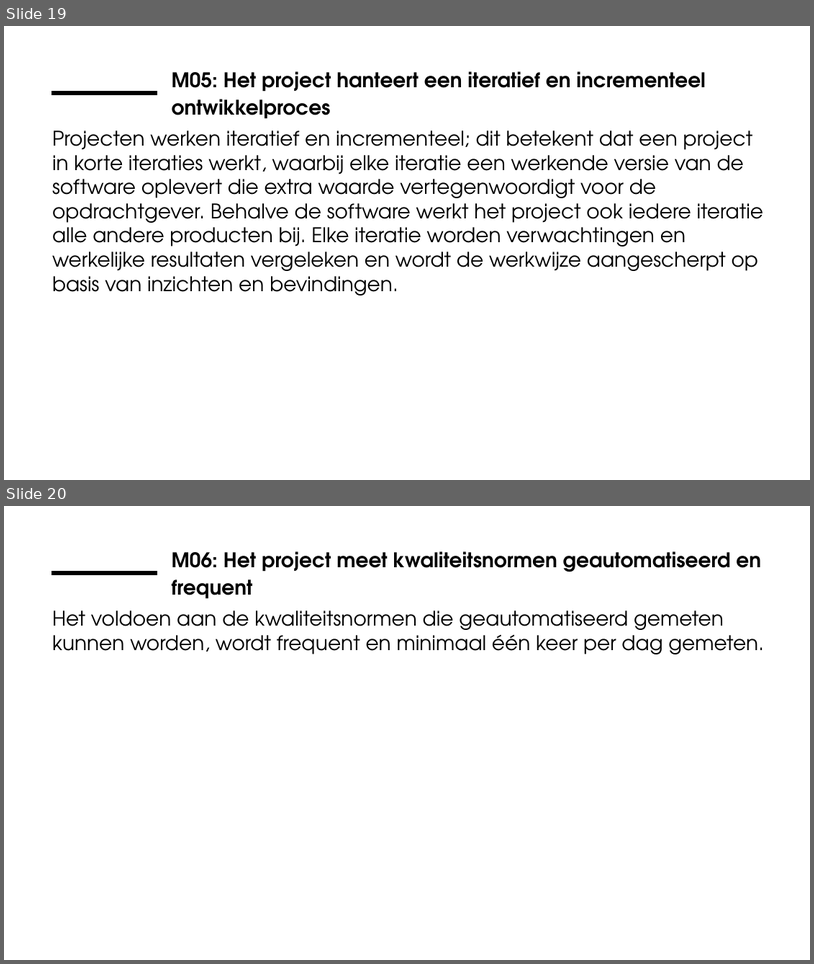
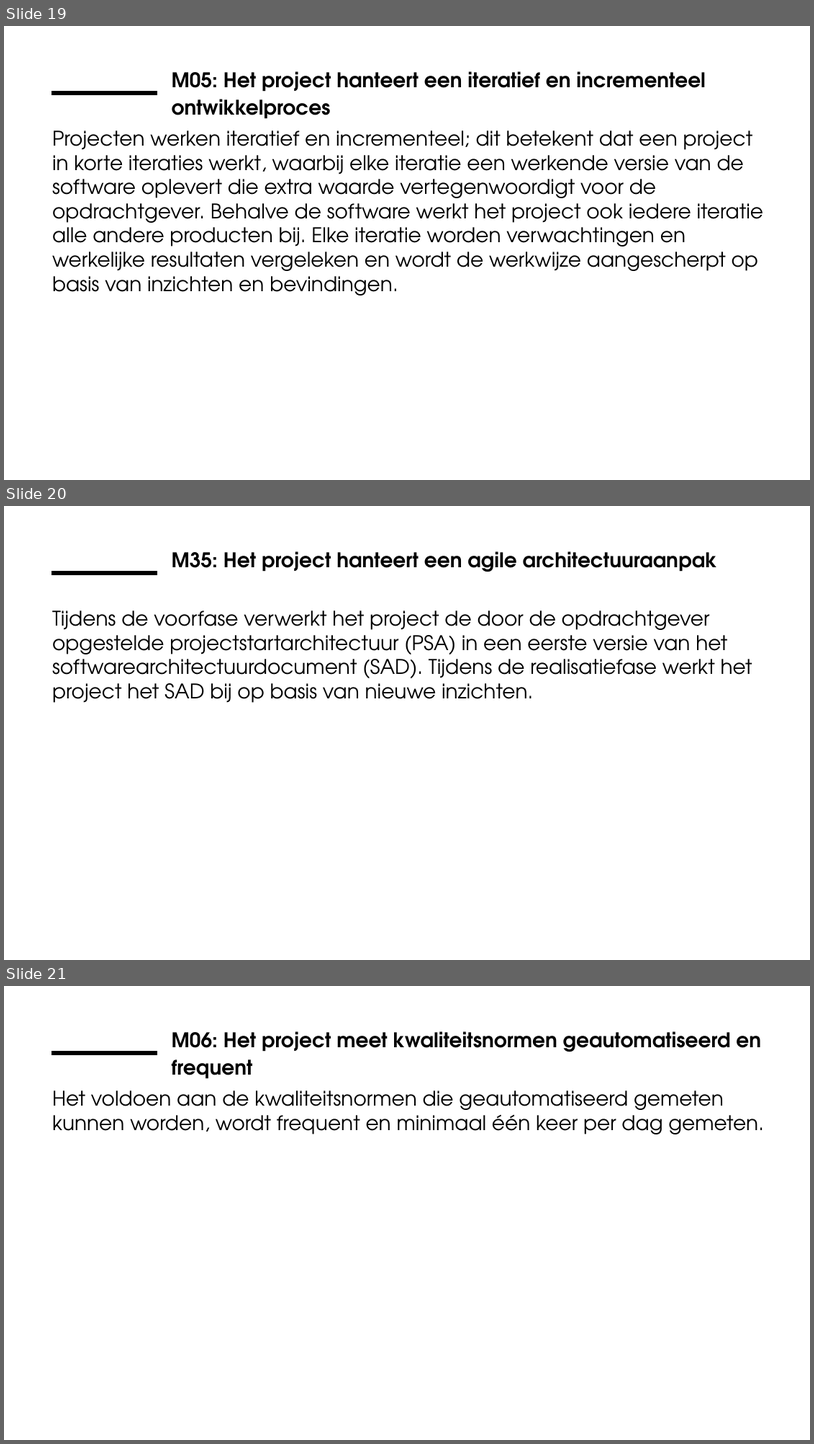
Before and after one commit to ICTU/Kwaliteitsaanpak, a slide deck: docs/wip/ICTU-Kwaliteitsaanpak.pptx. Shown one above the other, each under a label of ours: slides 19 and 20 before the commit, slides 19, 20 and 21 after it. The pictures are 814x964 and 814x1444 pixels, drawn with LibreOffice and Linux fonts; fonts in the diff are those of the drawing; background and template pictures are left out. Boxes give left, top, right and bottom in pixels: in the first picture for what was removed or moved away, otherwise in the second. Text is boxed around its words. In the diff, an @@ line names an element or a change of style, - is before the commit and + after.

Commit message:
Maatregel M35 "Het project hanteert een agile architectuuraanpak" toegevoegd. Templates aangepast aan nieuwe maatregel. Closes #735.

```diff
--- a/docs/wip/ICTU-Kwaliteitsaanpak.pptx
+++ b/docs/wip/ICTU-Kwaliteitsaanpak.pptx
@@ slide 20 added at [4, 506, 810, 960], background #FFFFFF; not listed: 1 template element that a slide beside it also shows @@
@@ title added at [172, 551, 718, 572], 24 pt, text #000000, bold @@
+M35: Het project hanteert een agile architectuuraanpak
@@ text added at [52, 610, 753, 703], 24 pt, text #000000 @@
+Tijdens de voorfase verwerkt het project de door de opdrachtgever opgestelde projectstartarchitectuur (PSA) in een eerste versie van het softwarearchitectuurdocument (SAD). Tijdens de realisatiefase werkt het project het SAD bij op basis van nieuwe inzichten.
@@ what was slide 20 is now slide 21 @@
```
Also in this commit, not shown: 1 slide changed, 30 other files.
